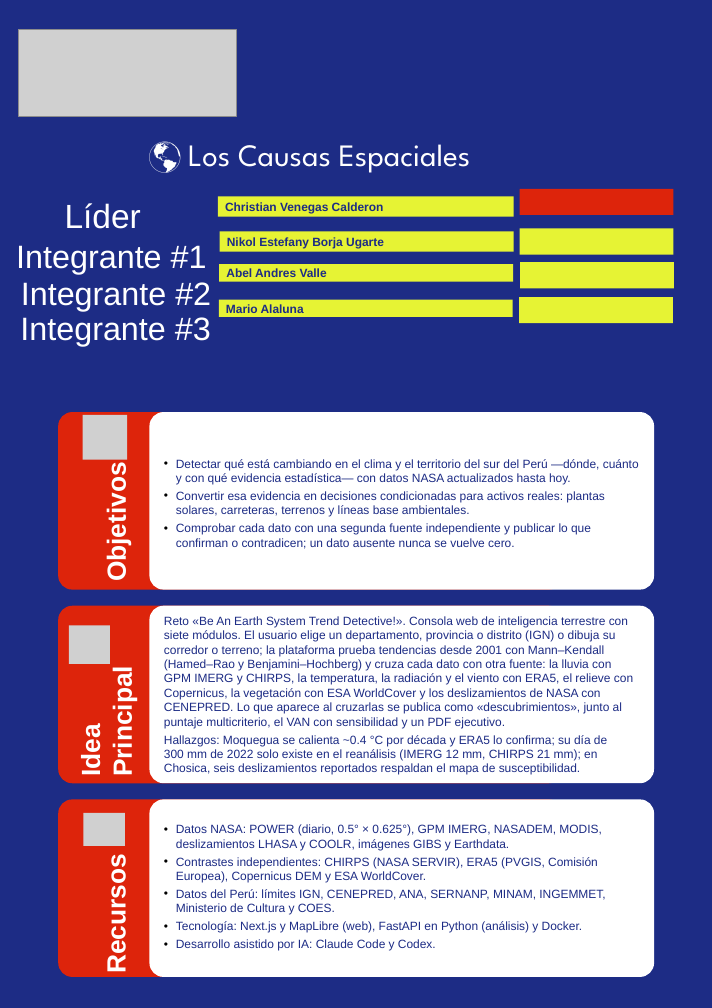
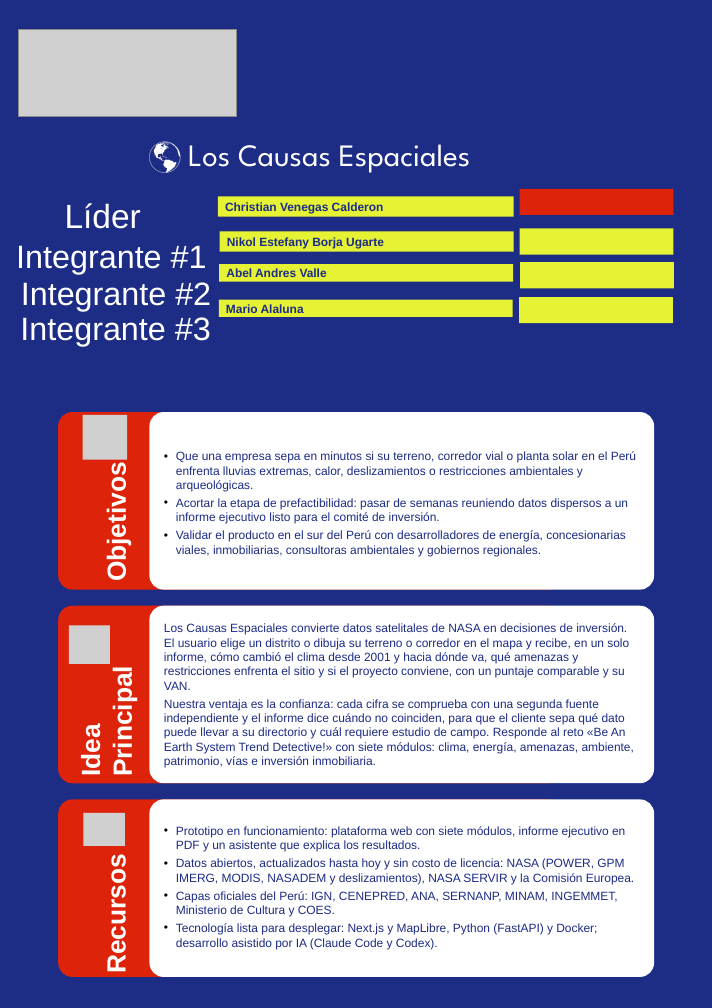
Before and after one commit to AndresVZ23/los-causas-espaciales, a slide deck: slide 1 of docs/nasa-submission/anteproyecto/Anteproyecto Los Causas Espaciales - NSA Moquegua 2026.pptx. Drawn at 712x1008 pixels with LibreOffice and Linux fonts; fonts in the diff are those of the drawing; grey boxes stand for pictures. Boxes give left, top, right and bottom in pixels: in the first picture for what was removed or moved away, otherwise in the second. Text is boxed around its words. In the diff, an @@ line names an element or a change of style, - is before the commit and + after.

Commit message:
docs(anteproyecto): versión comercial y estratégica
- Objetivos como propuesta de valor: riesgo del sitio en minutos, prefactibilidad más corta, validación con clientes del sur.
- Idea principal: qué recibe el cliente y la ventaja (cada cifra contrastada con una segunda fuente); siete módulos.
- Recursos: prototipo en funcionamiento, datos abiertos sin costo de licencia, capas oficiales y tecnología.
- Sin hallazgos ni «descubrimientos» técnicos en la lámina.

```diff
--- a/docs/nasa-submission/anteproyecto/Anteproyecto Los Causas Espaciales - NSA Moquegua 2026.pptx
+++ b/docs/nasa-submission/anteproyecto/Anteproyecto Los Causas Espaciales - NSA Moquegua 2026.pptx
@@ text at [176, 451, 636, 557]: text changed @@
-• Detectar qué está cambiando en el clima y el territorio del sur del Perú —dónde, cuánto y con qué evidencia estadística— con datos NASA actualizados hasta hoy.
-• Convertir esa evidencia en decisiones condicionadas para activos reales: plantas solares, carreteras, terrenos y líneas base ambientales.
-• Comprobar cada dato con una segunda fuente independiente y publicar lo que confirman o contradicen; un dato ausente nunca se vuelve cero.
+• Que una empresa sepa en minutos si su terreno, corredor vial o planta solar en el Perú enfrenta lluvias extremas, calor, deslizamientos o restricciones ambientales y arqueológicas.
+• Acortar la etapa de prefactibilidad: pasar de semanas reuniendo datos dispersos a un informe ejecutivo listo para el comité de inversión.
+• Validar el producto en el sur del Perú con desarrolladores de energía, concesionarias viales, inmobiliarias, consultoras ambientales y gobiernos regionales.
@@ text at [164, 623, 634, 768]: text changed @@
-Reto «Be An Earth System Trend Detective!». Consola web de inteligencia terrestre con siete módulos. El usuario elige un departamento, provincia o distrito (IGN) o dibuja su corredor o terreno; la plataforma prueba tendencias desde 2001 con Mann–Kendall (Hamed–Rao y Benjamini–Hochberg) y cruza cada dato con otra fuente: la lluvia con GPM IMERG y CHIRPS, la temperatura, la radiación y el viento con ERA5, el relieve con Copernicus, la vegetación con ESA WorldCover y los deslizamientos de NASA con CENEPRED. Lo que aparece al cruzarlas se publica como «descubrimientos», junto al puntaje multicriterio, el VAN con sensibilidad y un PDF ejecutivo.
-Hallazgos: Moquegua se calienta ~0.4 °C por década y ERA5 lo confirma; su día de 300 mm de 2022 solo existe en el reanálisis (IMERG 12 mm, CHIRPS 21 mm); en Chosica, seis deslizamientos reportados respaldan el mapa de susceptibilidad.
+Los Causas Espaciales convierte datos satelitales de NASA en decisiones de inversión. El usuario elige un distrito o dibuja su terreno o corredor en el mapa y recibe, en un solo informe, cómo cambió el clima desde 2001 y hacia dónde va, qué amenazas y restricciones enfrenta el sitio y si el proyecto conviene, con un puntaje comparable y su VAN.
+Nuestra ventaja es la confianza: cada cifra se comprueba con una segunda fuente independiente y el informe dice cuándo no coinciden, para que el cliente sepa qué dato puede llevar a su directorio y cuál requiere estudio de campo. Responde al reto «Be An Earth System Trend Detective!» con siete módulos: clima, energía, amenazas, ambiente, patrimonio, vías e inversión inmobiliaria.
@@ text at [176, 826, 634, 949]: text changed @@
-• Datos NASA: POWER (diario, 0.5° × 0.625°), GPM IMERG, NASADEM, MODIS, deslizamientos LHASA y COOLR, imágenes GIBS y Earthdata.
-• Contrastes independientes: CHIRPS (NASA SERVIR), ERA5 (PVGIS, Comisión Europea), Copernicus DEM y ESA WorldCover.
-• Datos del Perú: límites IGN, CENEPRED, ANA, SERNANP, MINAM, INGEMMET, Ministerio de Cultura y COES.
-• Tecnología: Next.js y MapLibre (web), FastAPI en Python (análisis) y Docker.
-• Desarrollo asistido por IA: Claude Code y Codex.
+• Prototipo en funcionamiento: plataforma web con siete módulos, informe ejecutivo en PDF y un asistente que explica los resultados.
+• Datos abiertos, actualizados hasta hoy y sin costo de licencia: NASA (POWER, GPM IMERG, MODIS, NASADEM y deslizamientos), NASA SERVIR y la Comisión Europea.
+• Capas oficiales del Perú: IGN, CENEPRED, ANA, SERNANP, MINAM, INGEMMET, Ministerio de Cultura y COES.
+• Tecnología lista para desplegar: Next.js y MapLibre, Python (FastAPI) y Docker; desarrollo asistido por IA (Claude Code y Codex).
```
Also in this commit, not shown: 1 other file.
